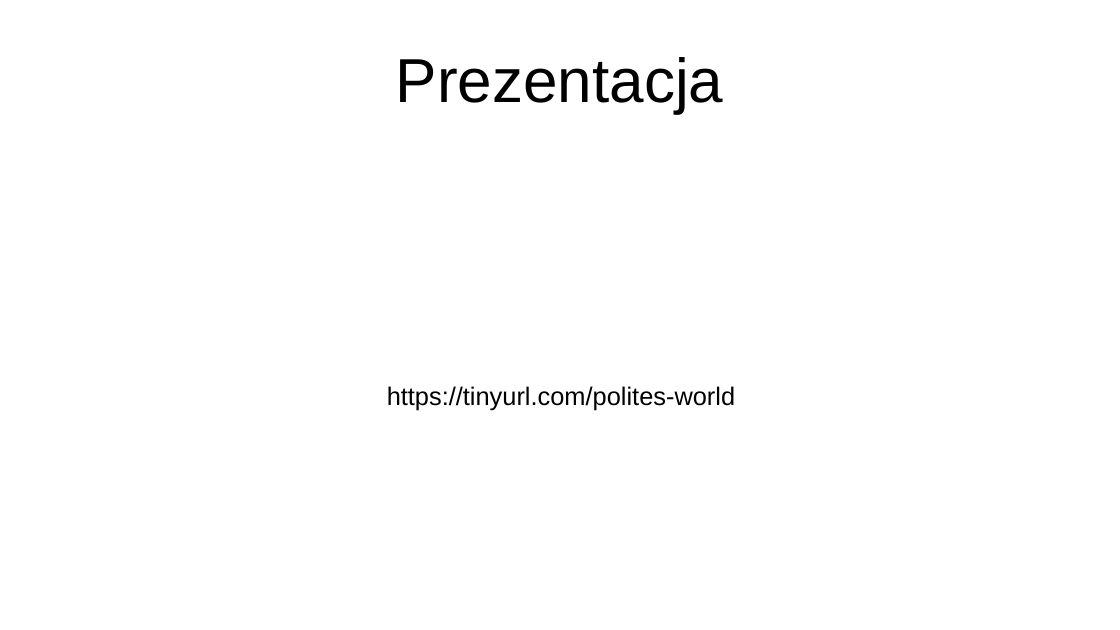
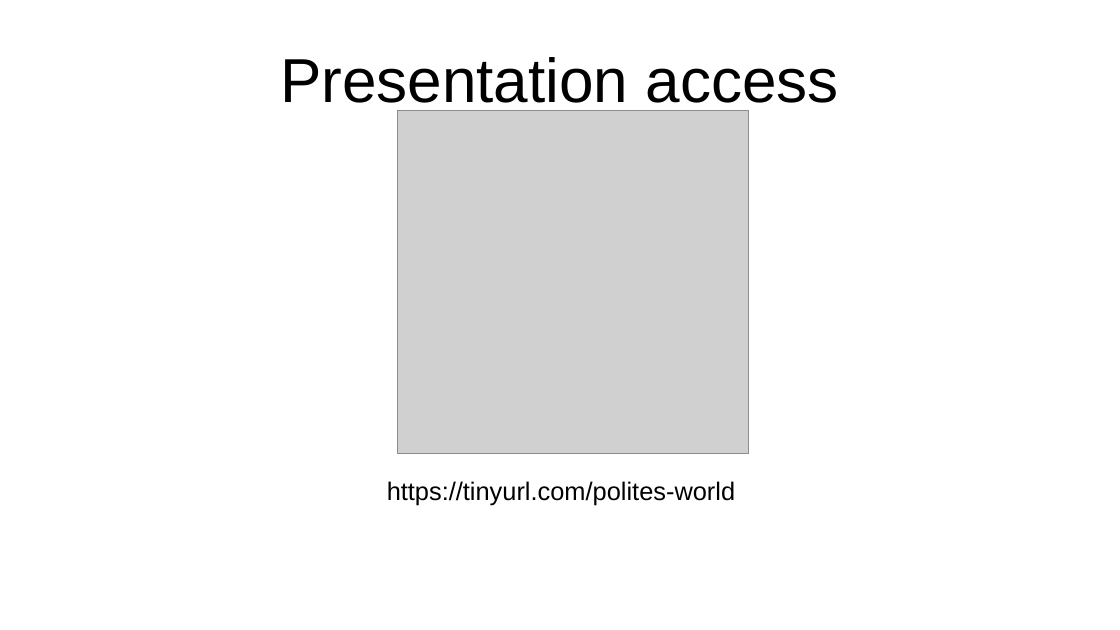
Before and after one commit to sobies93/sobies93.github.io, a slide deck: slide 11 of data-based-world-view-pl/presentation.odp (slide 15 before the commit). Drawn at 1120x630 pixels with LibreOffice and Linux fonts; fonts in the diff are those of the drawing; grey boxes stand for pictures. Boxes give left, top, right and bottom in pixels: in the first picture for what was removed or moved away, otherwise in the second. Text is boxed around its words. In the diff, an @@ line names an element or a change of style, - is before the commit and + after.

```diff
--- a/data-based-world-view-pl/presentation.odp
+++ b/data-based-world-view-pl/presentation.odp
@@ title at [280,57,839,113]: text changed @@
-Prezentacja
+Presentation access
@@ picture added at [398,111,749,454] @@
@@ text "https://tinyurl.com/polites-world": place and size @@
-text "https://tinyurl.com/polites-world" at [387,386,735,410]
+text "https://tinyurl.com/polites-world" at [387,481,735,506]
```
Also in this commit, not shown: 1 other slide changed, 8 slides added, 12 slides removed, 13 other files.
